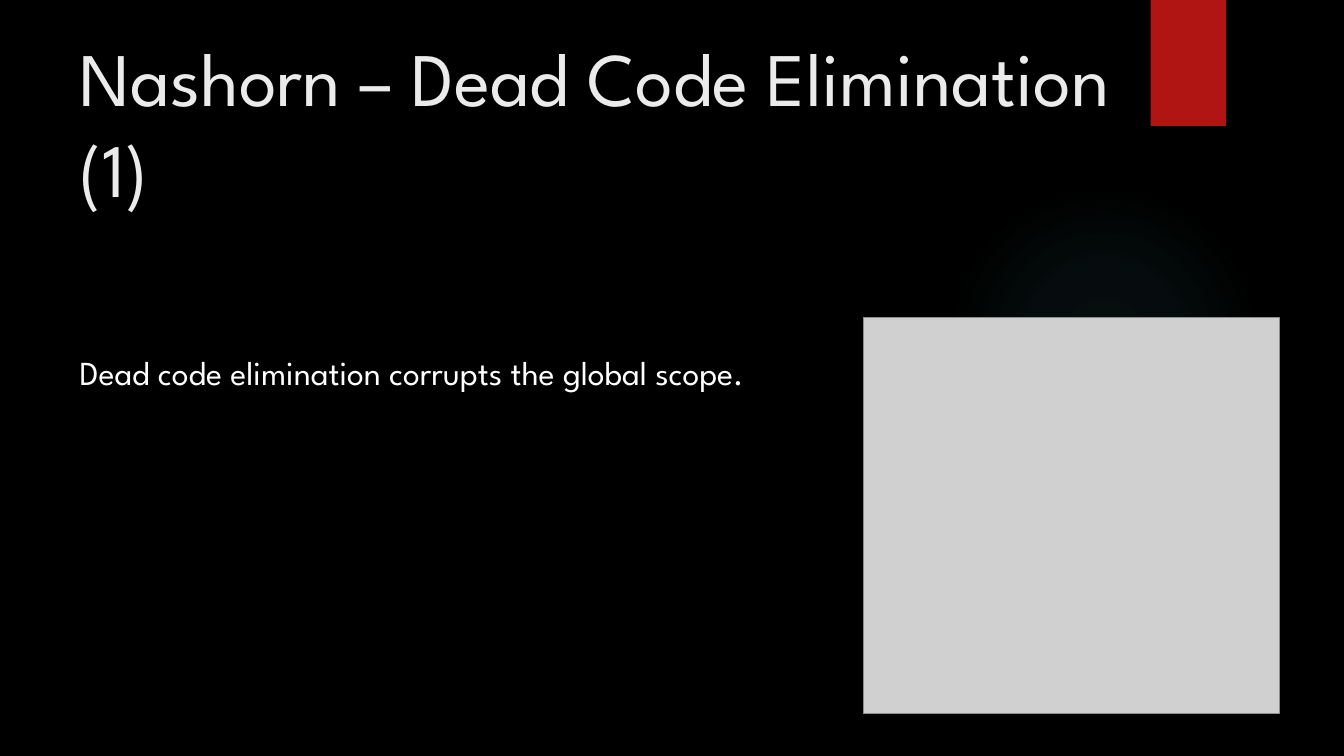
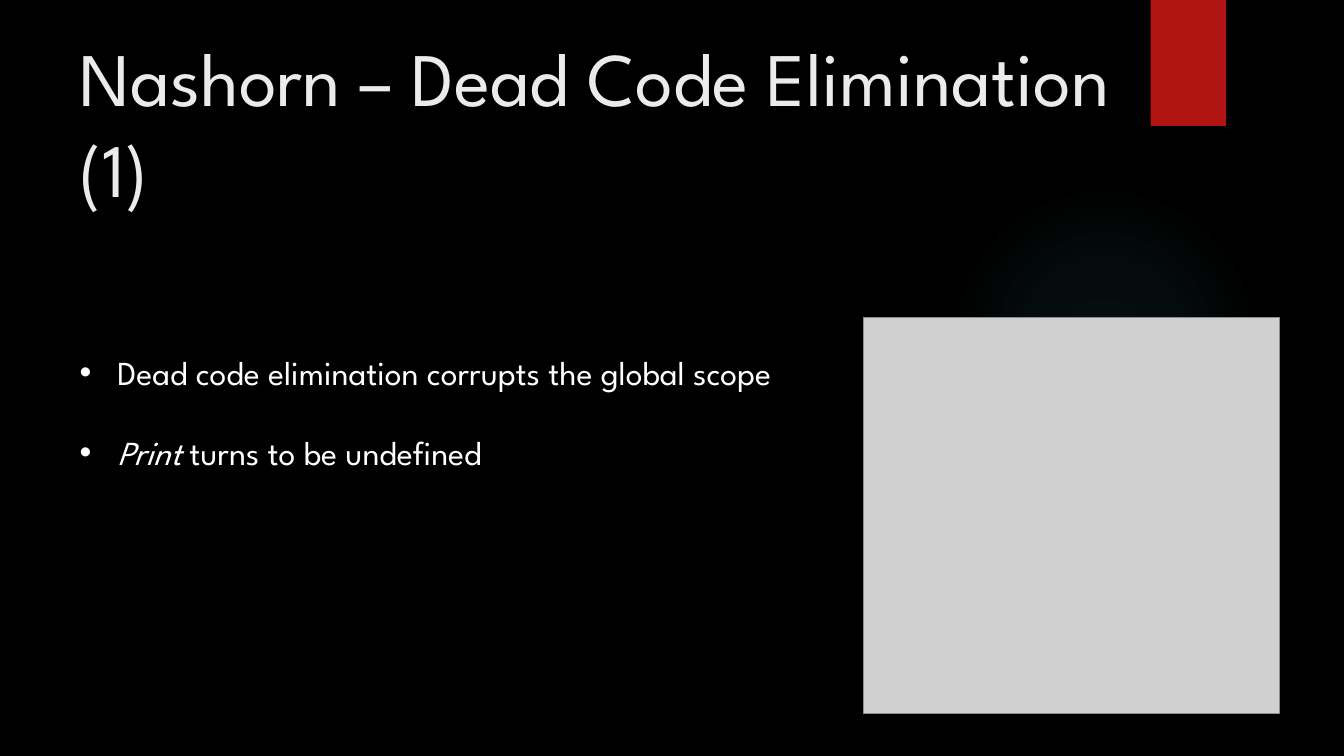
Before and after one commit to itzik-bd/jsfuzzer, a slide deck: slide 21 of misc/ppt/Final Presentation.pptx. Drawn at 1344x756 pixels with LibreOffice and Linux fonts; fonts in the diff are those of the drawing; grey boxes stand for pictures; background and template pictures are left out. Boxes give left, top, right and bottom in pixels: in the first picture for what was removed or moved away, otherwise in the second. Text is boxed around its words. In the diff, an @@ line names an element or a change of style, - is before the commit and + after.

```diff
--- a/misc/ppt/Final Presentation.pptx
+++ b/misc/ppt/Final Presentation.pptx
@@ text at [117,362,771,466]: text changed @@
-Dead code elimination corrupts the global scope.
+• Dead code elimination corrupts the global scope
+• Print turns to be undefined
```
Also in this commit, not shown: 4 slides added.
